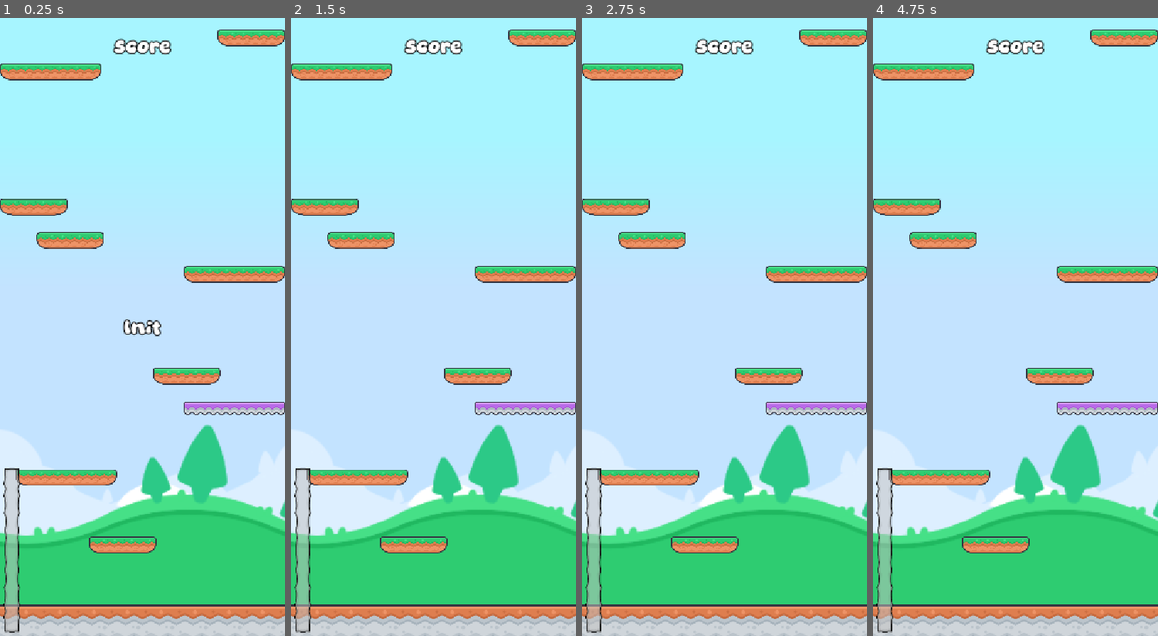
Above: before the commit, frames 1-4 (left to right).
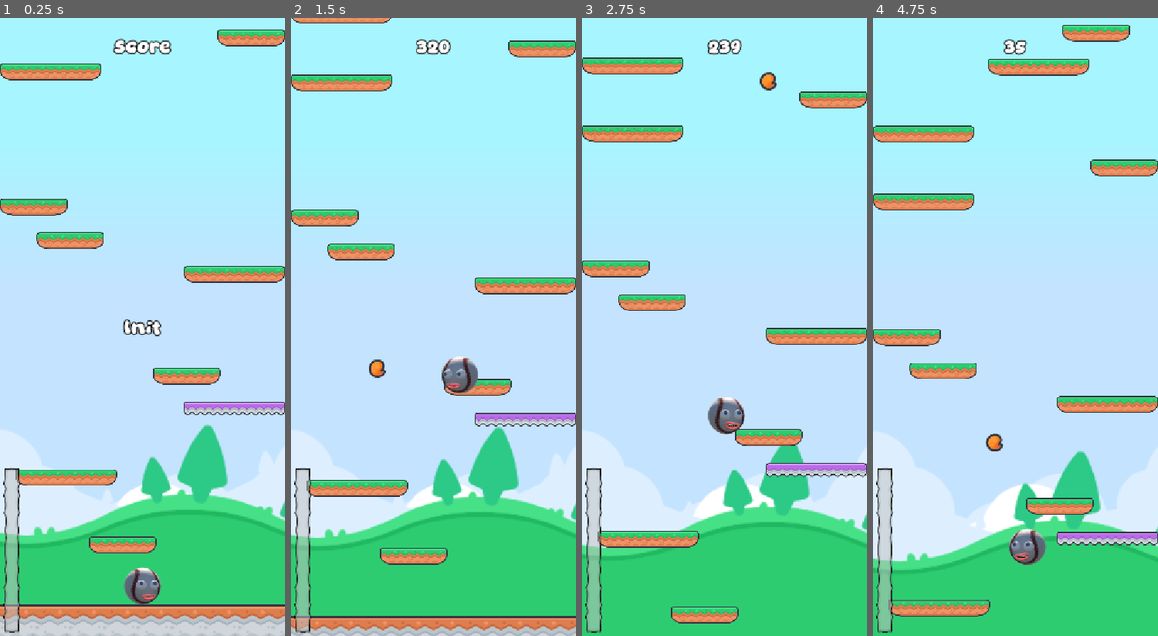
Above: after the commit, the same moments.

Repository: iRadEntertainment/incrediddodlejump
Game: Godot game, scene res://scenes/game.tscn
Same seed, same stepped clock (60 frames per second), same inputs: the game is played once before the commit and once after it. This scene is started directly instead of the project's main scene. Sound files missing from this copy of the repository are replaced by a short silence.
Inputs (mouse positions are in pixels of both pictures, inside the frame that each line leads up to):
- Up to frame 1 (0.25 s): no input
- Up to frame 2 (1.5 s): tap Enter at 0.5 s; move the mouse to (496, 296) at 0.52 s; press the mouse at (496, 296) at 0.53 s; move the mouse to (376, 357) at 1.27 s; release the mouse at (376, 357) at 1.28 s; click (376, 357) at 1.35 s
- Up to frame 3 (2.75 s): move the mouse to (753, 191) at 2.02 s; press the mouse at (753, 191) at 2.03 s
- Up to frame 4 (4.75 s): move the mouse to (1001, 450) at 2.77 s; release the mouse at (1001, 450) at 2.78 s; click (1001, 450) at 2.85 s; move the mouse to (1101, 419) at 3.52 s; press the mouse at (1101, 419) at 3.53 s; move the mouse to (930, 234) at 4.27 s; release the mouse at (930, 234) at 4.28 s; click (930, 234) at 4.35 s

The runs differ from the first frame. In frame 1, 0.6% of the frame differs, in the area x 43-57%, y 88-95%; in frame 2, 17%; in frame 3, 22%; in frame 4, 24%, in the area x 0-100%, y 1-100%.
Error before the commit: Invalid access to property or key 'position' on a base object of type 'Nil'. (res://instances/cam.gd:8)

Commit message:
feat: separated eyes logic from player logic

Diff:
--- /dev/null
+++ b/instances/googly_eyes.gd
@@ -0,0 +1,12 @@
+extends Node2D
+
+@onready var marker_eye_l: Marker2D = %marker_eye_l
+@onready var eye_l: Sprite2D = %eye_l
+@onready var marker_eye_r: Marker2D = %marker_eye_r
+@onready var eye_r: Sprite2D = %eye_r
+
+
+
+func _process(_delta: float) -> void:
+	eye_l.position = marker_eye_l.get_local_mouse_position().normalized() * 4
+	eye_r.position = marker_eye_r.get_local_mouse_position().normalized() * 4
--- /dev/null
+++ b/instances/googly_eyes.tscn
@@ -0,0 +1,23 @@
+[gd_scene format=3 uid="uid://cijg7oqgaoojh"]
+
+[ext_resource type="Texture2D" uid="uid://d3yr3cd7bk3dp" path="res://assets/Characters/incrediball_eye.png" id="1_ju16n"]
+[ext_resource type="Script" uid="uid://8lcfdefy8kb3" path="res://instances/googly_eyes.gd" id="1_vr2xq"]
+
+[node name="googly_eyes" type="Node2D" unique_id=1201522551]
+script = ExtResource("1_vr2xq")
+
+[node name="marker_eye_l" type="Marker2D" parent="." unique_id=1437681972]
+unique_name_in_owner = true
+position = Vector2(-2, -1)
+
+[node name="eye_l" type="Sprite2D" parent="marker_eye_l" unique_id=1541347389]
+unique_name_in_owner = true
+texture = ExtResource("1_ju16n")
+
+[node name="marker_eye_r" type="Marker2D" parent="." unique_id=1501871199]
+unique_name_in_owner = true
+position = Vector2(24, -1)
+
+[node name="eye_r" type="Sprite2D" parent="marker_eye_r" unique_id=1932581473]
+unique_name_in_owner = true
+texture = ExtResource("1_ju16n")
--- a/instances/player.gd
+++ b/instances/player.gd
@@ -8,19 +8,14 @@
 @onready var sprite: Sprite2D = %sprite
 @onready var mouth: Sprite2D = %mouth
 @onready var shoot_marker: Marker2D = %shoot_marker
+@onready var googly_eyes: Node2D = %googly_eyes
 
-@onready var marker_eye_l: Marker2D = %marker_eye_l
-@onready var marker_eye_r: Marker2D = %marker_eye_r
-@onready var eye_l: Sprite2D = %eye_l
-@onready var eye_r: Sprite2D = %eye_r
 
 @onready var ray_floor: RayCast2D = %ray_floor
 @onready var sfx_jump: AudioStreamPlayer = %sfx_jump
 @onready var sfx_shoot: AudioStreamPlayer = %sfx_shoot
 @onready var sfx_die: AudioStreamPlayer = %sfx_die
 
-@onready var _marker_eye_l_init_pos: Vector2 = marker_eye_l.position
-@onready var _marker_eye_r_init_pos: Vector2 = marker_eye_r.position
 @onready var _mouth_init_pos: Vector2 = mouth.position
 
 var velocity: Vector2
@@ -48,18 +43,11 @@
 func _process(delta: float) -> void:
 	if velocity.x != 0:
 		sprite.flip_h = velocity.x < 0
+		googly_eyes.scale.x = -1 if sprite.flip_h else 1
 
 	if is_dead:
 		return
-	_process_eyes(delta)
 	_process_mouth(delta)
-
-
-func _process_eyes(_delta: float) -> void:
-	marker_eye_l.position.x = _marker_eye_l_init_pos.x if not sprite.flip_h else -_marker_eye_l_init_pos.x
-	marker_eye_r.position.x = _marker_eye_r_init_pos.x if not sprite.flip_h else -_marker_eye_r_init_pos.x
-	eye_l.position = marker_eye_l.get_local_mouse_position().normalized() * 4
-	eye_r.position = marker_eye_r.get_local_mouse_position().normalized() * 4
 
 
 func _process_mouth(_delta) -> void:
--- a/instances/player.tscn
+++ b/instances/player.tscn
@@ -3,10 +3,10 @@
 [ext_resource type="Script" uid="uid://bs4qjad2dcag6" path="res://instances/player.gd" id="1_onrkg"]
 [ext_resource type="Texture2D" uid="uid://1hn41h3a54w" path="res://assets/Characters/incrediball_base.png" id="2_5a4mc"]
 [ext_resource type="Texture2D" uid="uid://bi6tlba1unl31" path="res://assets/Characters/incrediball_mouth_closed.png" id="3_5a4mc"]
-[ext_resource type="Texture2D" uid="uid://d3yr3cd7bk3dp" path="res://assets/Characters/incrediball_eye.png" id="4_cns3y"]
+[ext_resource type="PackedScene" uid="uid://cijg7oqgaoojh" path="res://instances/googly_eyes.tscn" id="4_t8gwc"]
 [ext_resource type="AudioStream" uid="uid://do4jt52diaiw" path="res://assets/Sounds/sfx_04_male_jump_01_artmasterrich.ogg" id="5_kipg0"]
-[ext_resource type="AudioStream" uid="uid://ddogqfmyqnnyw" path="res://assets/Sounds/sfx_02_fire_burst_za-games.ogg" id="6_cns3y"]
 [ext_resource type="AudioStream" uid="uid://dhwyfx7sry8jf" path="res://assets/Sounds/sfx_04_jump_acebrian.ogg" id="6_t8gwc"]
+[ext_resource type="AudioStream" uid="uid://j1lvtvqe6tef" path="res://assets/Sounds/sfx_02_fire_ball_qubodup.ogg" id="7_t8gwc"]
 [ext_resource type="AudioStream" uid="uid://cenfy1huflfls" path="res://assets/Sounds/sfx_06_balloon_deflate_terhen.ogg" id="8_t8gwc"]
 
 [sub_resource type="CircleShape2D" id="CircleShape2D_onrkg"]
@@ -55,23 +55,8 @@
 unique_name_in_owner = true
 position = Vector2(2, 2)
 
-[node name="googly_eyes" type="Node2D" parent="sprite" unique_id=109650037]
-
-[node name="marker_eye_l" type="Marker2D" parent="sprite/googly_eyes" unique_id=1561570984]
+[node name="googly_eyes" parent="sprite" unique_id=1201522551 instance=ExtResource("4_t8gwc")]
 unique_name_in_owner = true
-position = Vector2(-2, -1)
-
-[node name="eye_l" type="Sprite2D" parent="sprite/googly_eyes/marker_eye_l" unique_id=1812737040]
-unique_name_in_owner = true
-texture = ExtResource("4_cns3y")
-
-[node name="marker_eye_r" type="Marker2D" parent="sprite/googly_eyes" unique_id=881391809]
-unique_name_in_owner = true
-position = Vector2(24, -1)
-
-[node name="eye_r" type="Sprite2D" parent="sprite/googly_eyes/marker_eye_r" unique_id=1604131137]
-unique_name_in_owner = true
-texture = ExtResource("4_cns3y")
 
 [node name="ray_floor" type="RayCast2D" parent="." unique_id=149582354]
 unique_name_in_owner = true
Not shown, added: instances/googly_eyes.gd.uid
